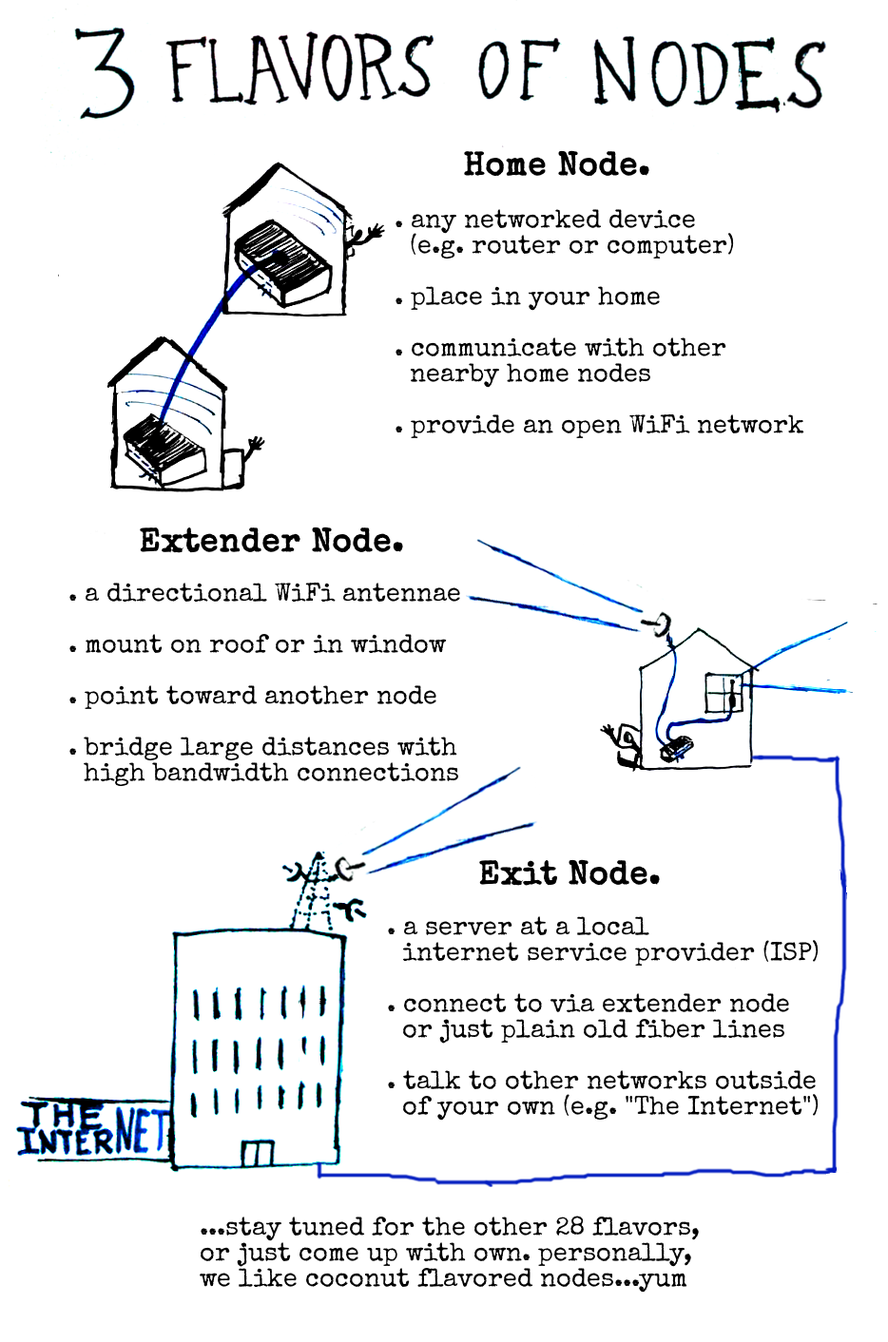
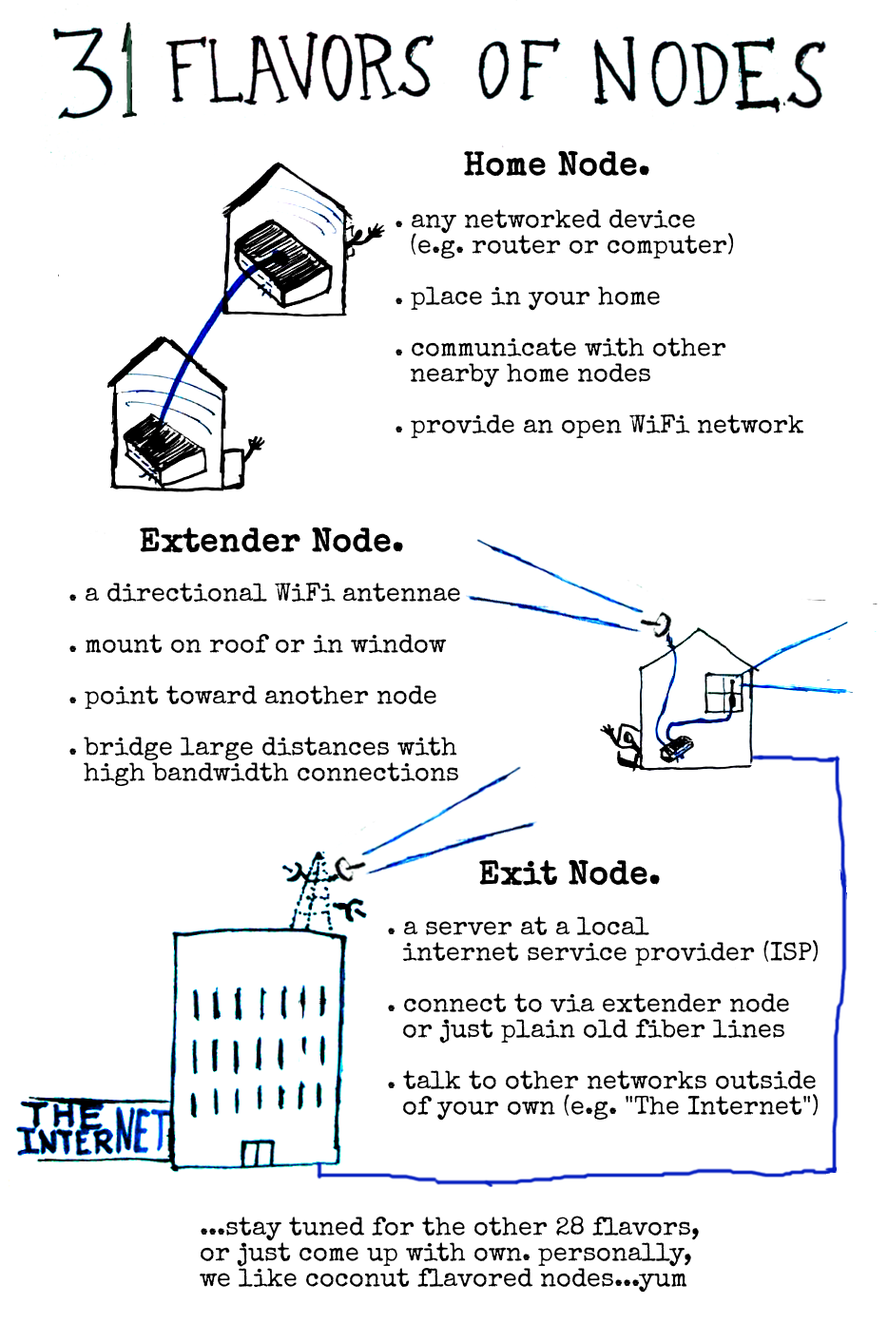
Layer changes from the first 888×1342 image to the second:
painted on "KIMG1758.jpg copy" over (46, 14, 155, 132)
